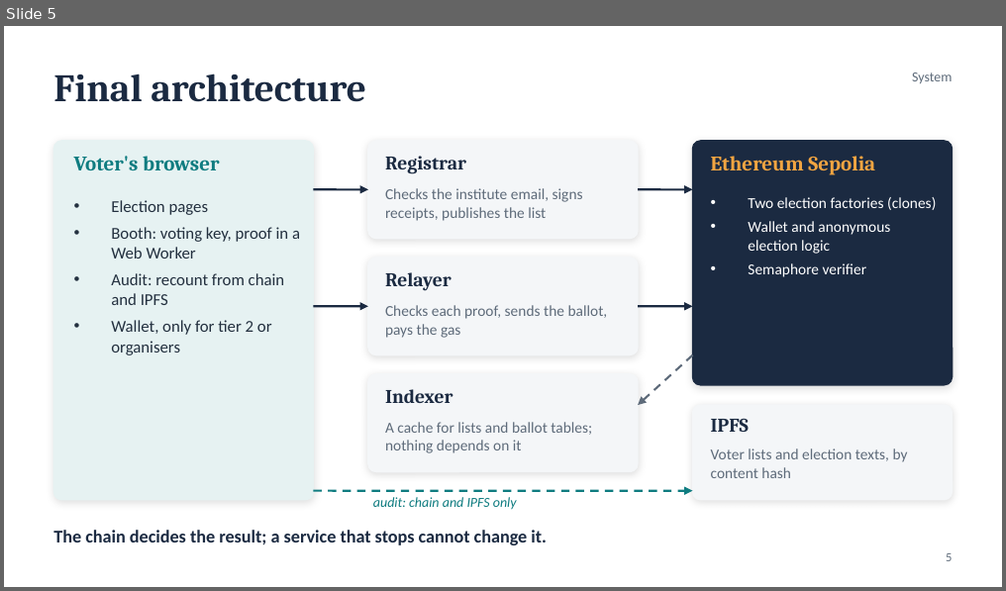
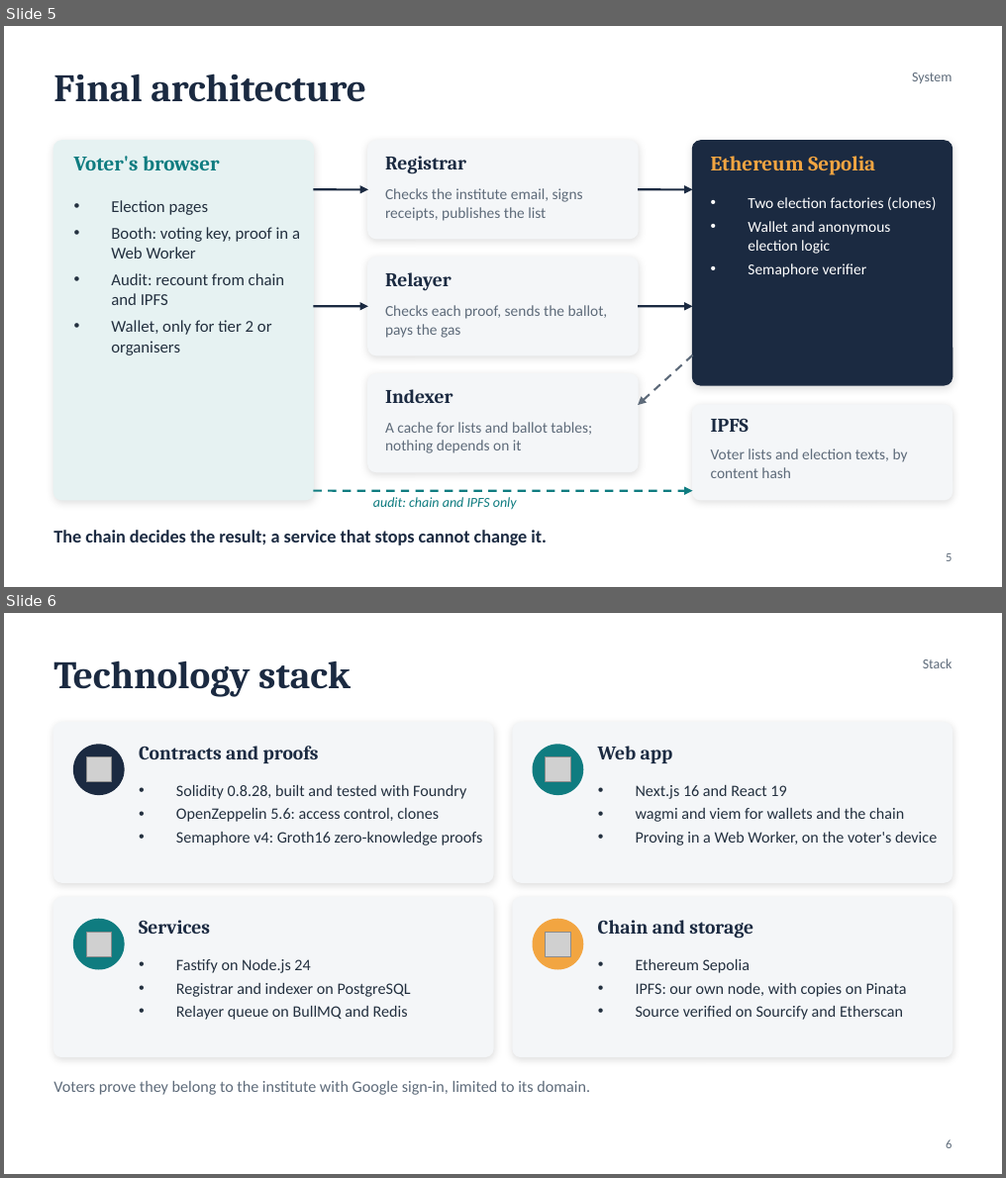
Before and after one commit to Chaitanya-Keyal/decentralized-voting-system, a slide deck: reports/eval2-slides.pptx. Shown one above the other, each under a label of ours: slide 5 before the commit, slides 5 and 6 after it. The pictures are 1006x591 and 1006x1178 pixels, drawn with LibreOffice and Linux fonts; fonts in the diff are those of the drawing; grey boxes stand for pictures. Boxes give left, top, right and bottom in pixels: in the first picture for what was removed or moved away, otherwise in the second. Text is boxed around its words. In the diff, an @@ line names an element or a change of style, - is before the commit and + after.

Commit message:
docs(report): add the technology stack; slides gain a stack and a conclusion slide
The report's architecture section lists what each part is built with and why. The deck adds a
technology stack slide after the architecture and a conclusion slide that sums up what the
system achieves.

```diff
--- a/reports/eval2-slides.pptx
+++ b/reports/eval2-slides.pptx
@@ slide 6 added at (4, 613, 1002, 1174), background #FFFFFF @@
@@ text added at (54, 661, 350, 697), 28 pt, text #1B2A41, bold @@
+Technology stack
@@ text added at (923, 659, 952, 668), 10 pt, text #5E6B7A @@
+Stack
@@ rounded rectangle added at (54, 723, 493, 882), fill #F4F6F8, outline #F4F6F8 1 pt @@
@@ rounded rectangle added at (513, 723, 952, 882), fill #F4F6F8, outline #F4F6F8 1 pt @@
@@ ellipse added at (74, 745, 124, 794), fill #1B2A41, outline #1B2A41 1 pt @@
@@ picture added at (86, 758, 111, 782) @@
@@ text added at (139, 746, 319, 763), 14 pt, text #1B2A41, bold @@
+Contracts and proofs
@@ ellipse added at (533, 745, 583, 794), fill #0F7C80, outline #0F7C80 1 pt @@
@@ picture added at (545, 758, 570, 782) @@
@@ text added at (598, 746, 673, 763), 14 pt, text #1B2A41, bold @@
+Web app
@@ text added at (176, 785, 483, 846), 11.5 pt, text #23303F @@
+• Solidity 0.8.28, built and tested with Foundry
+• OpenZeppelin 5.6: access control, clones
+• Semaphore v4: Groth16 zero-knowledge proofs
@@ text added at (636, 785, 937, 846), 11.5 pt, text #23303F @@
+• Next.js 16 and React 19
+• wagmi and viem for wallets and the chain
+• Proving in a Web Worker, on the voter's device
@@ rounded rectangle added at (54, 897, 493, 1058), fill #F4F6F8, outline #F4F6F8 1 pt @@
@@ rounded rectangle added at (513, 897, 952, 1058), fill #F4F6F8, outline #F4F6F8 1 pt @@
@@ ellipse added at (74, 919, 124, 969), fill #0F7C80, outline #0F7C80 1 pt @@
@@ picture added at (86, 932, 111, 957) @@
@@ text added at (139, 920, 210, 934), 14 pt, text #1B2A41, bold @@
+Services
@@ ellipse added at (533, 919, 583, 969), fill #F2A541, outline #F2A541 1 pt @@
@@ picture added at (545, 932, 570, 957) @@
@@ text added at (598, 920, 753, 939), 14 pt, text #1B2A41, bold @@
+Chain and storage
@@ text added at (176, 959, 411, 1020), 11.5 pt, text #23303F @@
+• Fastify on Node.js 24
+• Registrar and indexer on PostgreSQL
+• Relayer queue on BullMQ and Redis
@@ text added at (636, 959, 907, 1020), 11.5 pt, text #23303F @@
+• Ethereum Sepolia
+• IPFS: our own node, with copies on Pinata
+• Source verified on Sourcify and Etherscan
@@ text added at (54, 1081, 590, 1095), 11.5 pt, text #5E6B7A @@
+Voters prove they belong to the institute with Google sign-in, limited to its domain.
@@ text added at (945, 1140, 951, 1149), 9 pt, text #5E6B7A @@
+6
```
Also in this commit, not shown: 10 slides changed, 1 other slide added, 3 other files.
